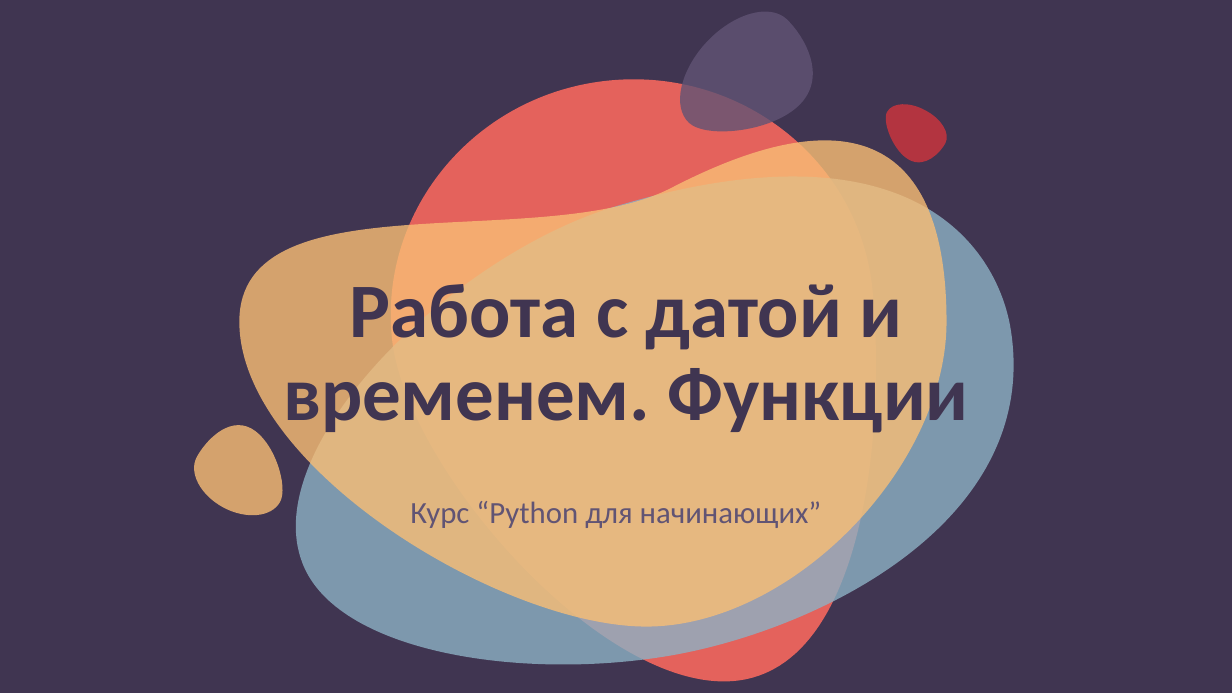
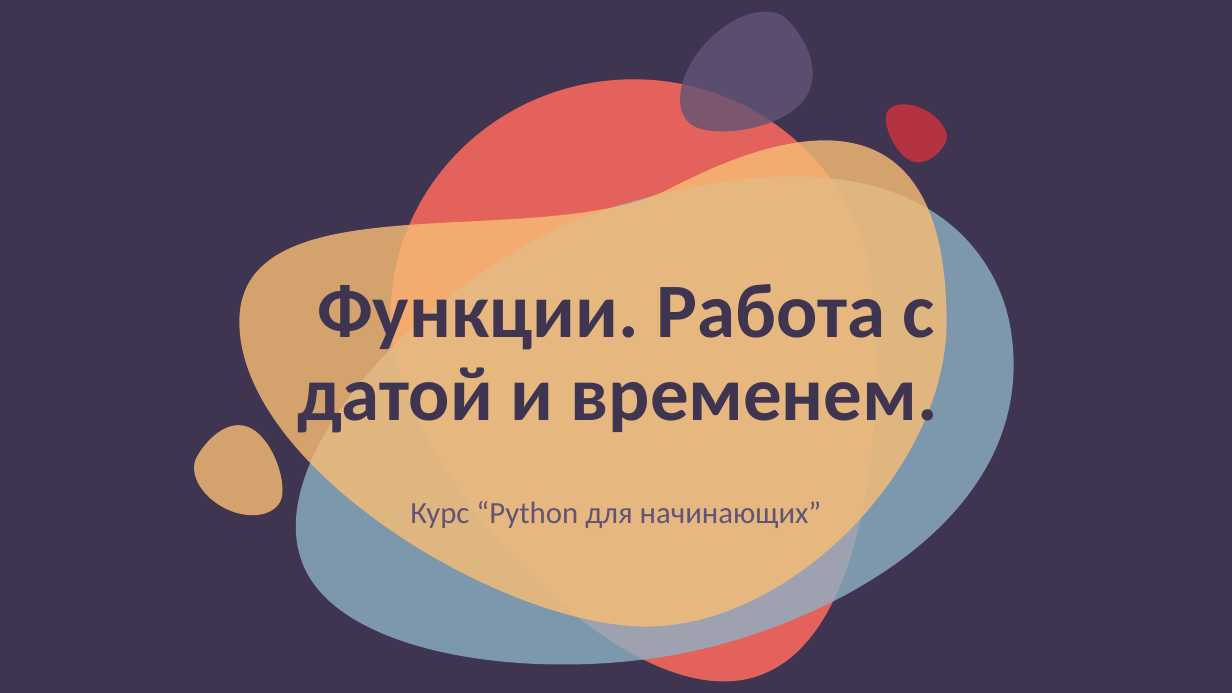
Before and after one commit to nesrv/python-for-odin.study, a slide deck: slide 1 of m4-1-Работа-с-датой-и-временем/Работа+с+датой+и+временем.pptx. Drawn at 1232x693 pixels with LibreOffice and Linux fonts; fonts in the diff are those of the drawing. Boxes give left, top, right and bottom in pixels: in the first picture for what was removed or moved away, otherwise in the second. Text is boxed around its words. In the diff, an @@ line names an element or a change of style, - is before the commit and + after.

Commit message:
m4-1-Работа-с-датой-и-временем +++

```diff
--- a/m4-1-Работа-с-датой-и-временем/Работа+с+датой+и+временем.pptx
+++ b/m4-1-Работа-с-датой-и-временем/Работа+с+датой+и+временем.pptx
@@ title at <box>297,284,938,438</box>: text changed @@
-Работа с датой и временем. Функции
+Функции. Работа с датой и временем.
```
Also in this commit, not shown: 11 other files.
